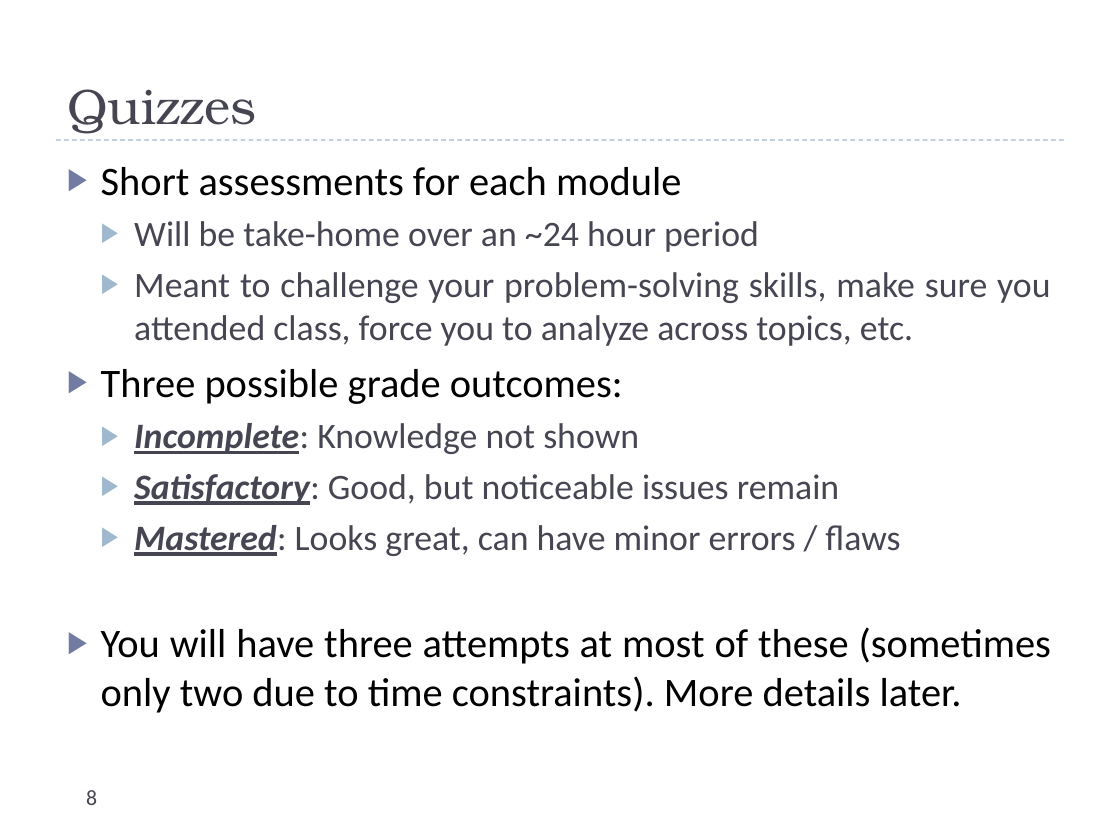
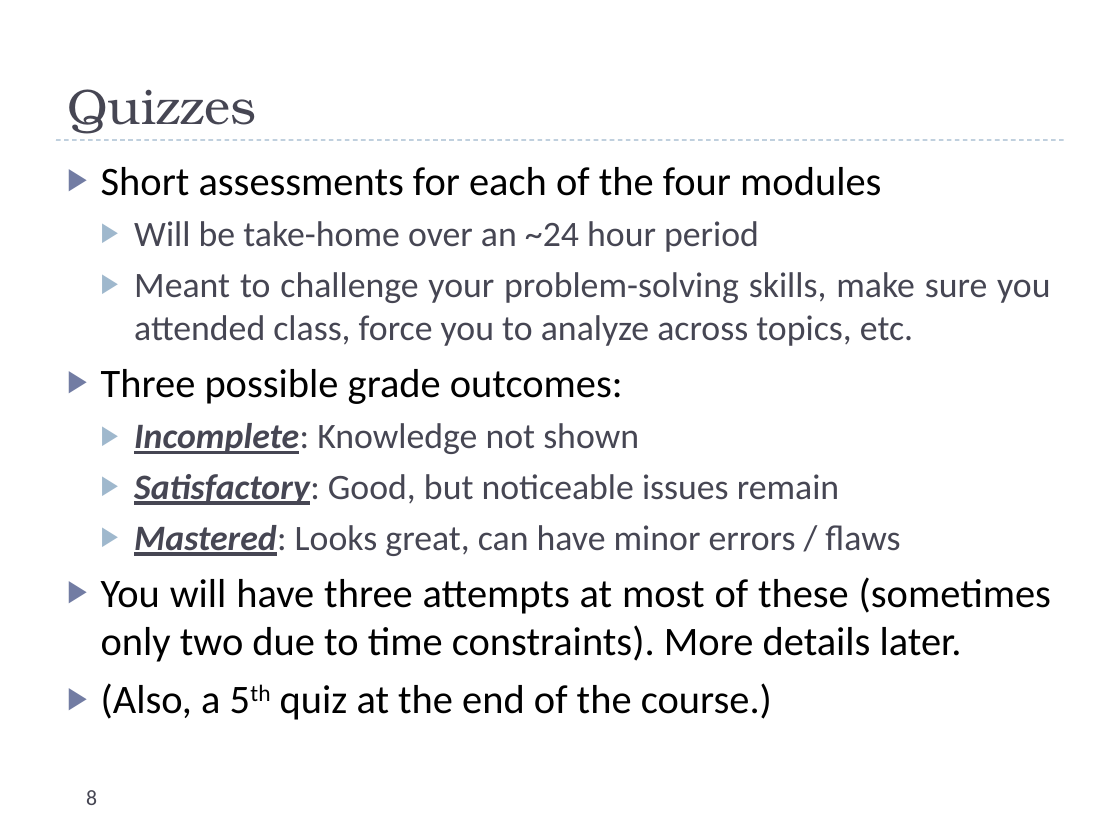
Before and after one commit to uva-cs/cs4102-f21, a slide deck: slide 8 of slides/courseintroduction.pptx. Drawn at 1120x840 pixels with LibreOffice and Linux fonts; fonts in the diff are those of the drawing. Boxes give left, top, right and bottom in pixels: in the first picture for what was removed or moved away, otherwise in the second. Text is boxed around its words. In the diff, an @@ line names an element or a change of style, - is before the commit and + after.

```diff
--- a/slides/courseintroduction.pptx
+++ b/slides/courseintroduction.pptx
@@ text at [101, 167, 881, 196]: text changed @@
-▶ Short assessments for each module
+▶ Short assessments for each of the four modules
@@ text at [101, 683, 772, 720]: paragraph added @@
+▶ (Also, a 5th quiz at the end of the course.)
```
Also in this commit, not shown: 5 other slides changed, 2 slides added.
